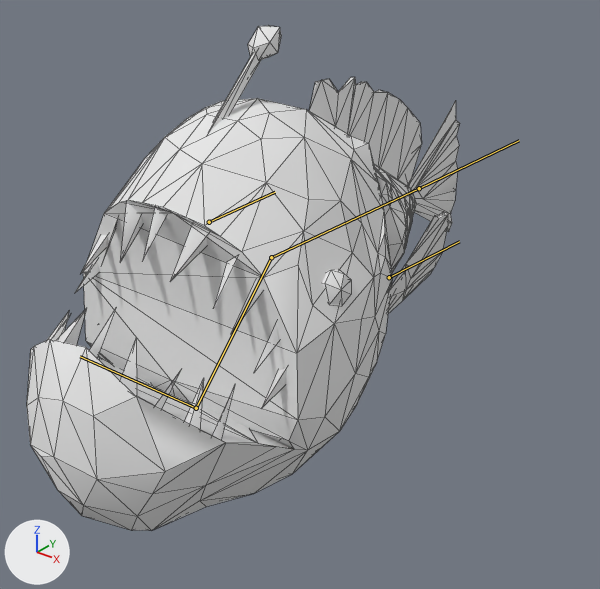
A saved change to the FBX model Assets/Art/3D models/Piranha enemy/Piranha.fbx.
The view is the same before and after, from a 50 mm lens placed at (0.933, -1.083, 0.615), pointed at (0.035, 0.04, -0.081). Lighting does not change. The marker at lower left points along +X, +Y and +Z. The older version comes first. The bones that change are drawn over the model as lines. Mesh edges are drawn as thin lines.

Objects in the first picture: 'Piranha'.
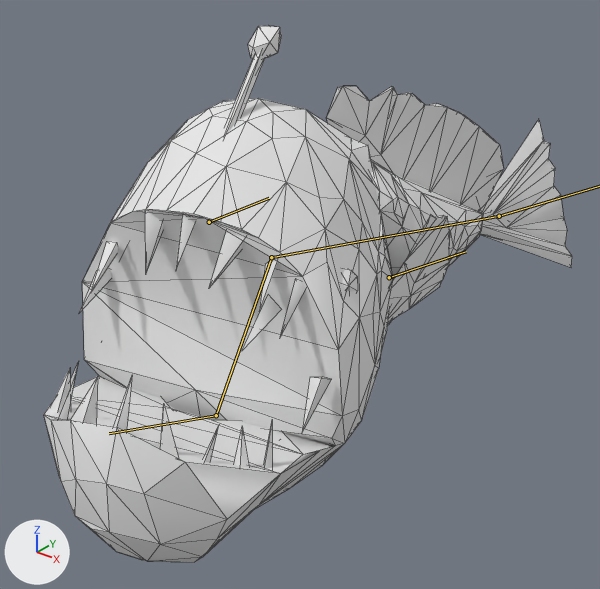
Commit message: Assign Avatar to piranha

The newer file adds an action. The first version stands in its rest pose; the second is drawn at frame 17 of the action 'Armature|Swim'.

The edits, one by one:
Bone 'Bone' (bone_bone) turns from (0, 0, 0) to (0, 0, -26) degrees about its own x, y and z.
Bone 'Bone.001' (bone_bone_001) turns from (0, 0, 0) to (6, -18, -2) degrees about its own x, y and z.
Bone 'Bone.002' (bone_bone_002) turns from (0, 0, 0) to (1, -9, -9) degrees about its own x, y and z.
Bone 'Bone.004' (bone_bone_004) turns from (0, 0, 0) to (16, -1, 0) degrees about its own x, y and z.
Bone 'Bone.007.L' (bone_bone_007_l) turns from (0, 0, 0) to (-4, -10, 5) degrees about its own x, y and z.
Bone 'Bone.007.R' (bone_bone_007_r) turns from (0, 0, 0) to (-4, 10, -5) degrees about its own x, y and z.

Boxes [x1, y1, x2, y2] around the edits, measured in the pictures (600 x 589 px):
'Piranha', posed (22% wider, 6% taller): before [27, 26, 460, 530]; after [44, 26, 572, 562]
bone 'Bone', root to tip: before (271, 257) to (419, 188); after (271, 257) to (499, 216)
bone 'Bone.002', root to tip: before (271, 257) to (196, 408); after (271, 257) to (216, 415)
bone 'Bone.004', root to tip: before (196, 408) to (80, 356); after (216, 415) to (109, 433)
bone 'Bone.007.L', root to tip: before (389, 277) to (459, 241); after (389, 277) to (466, 251)
bone 'Bone.007.R', root to tip: before (209, 222) to (275, 192); after (209, 222) to (269, 198)
